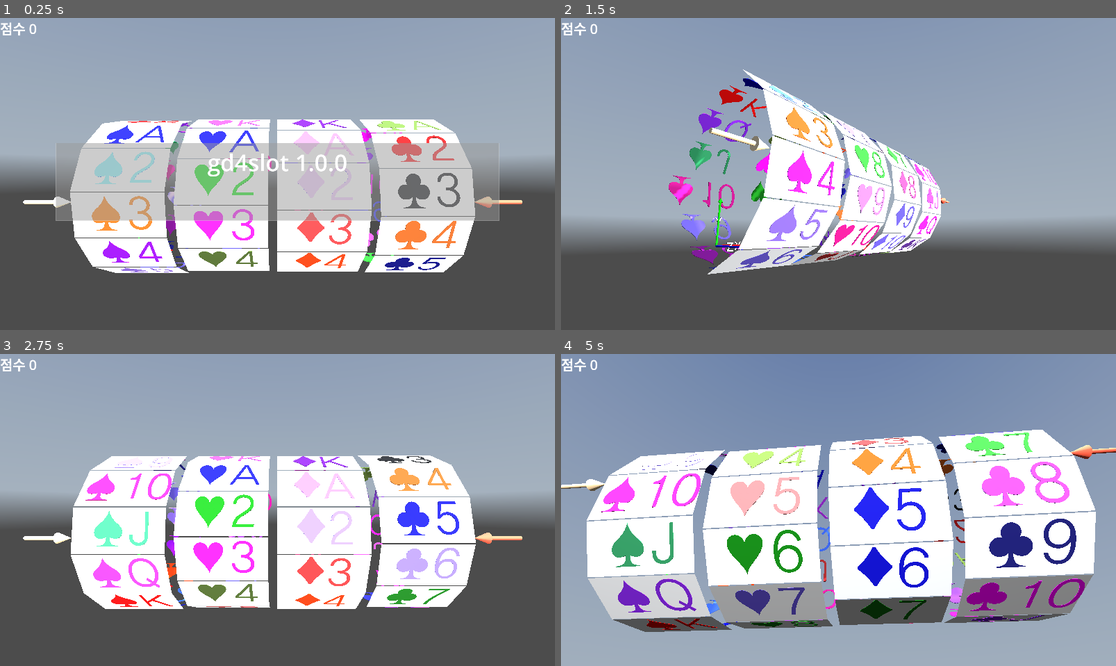
Above: before the commit, frames 1-4 (two rows, left to right).
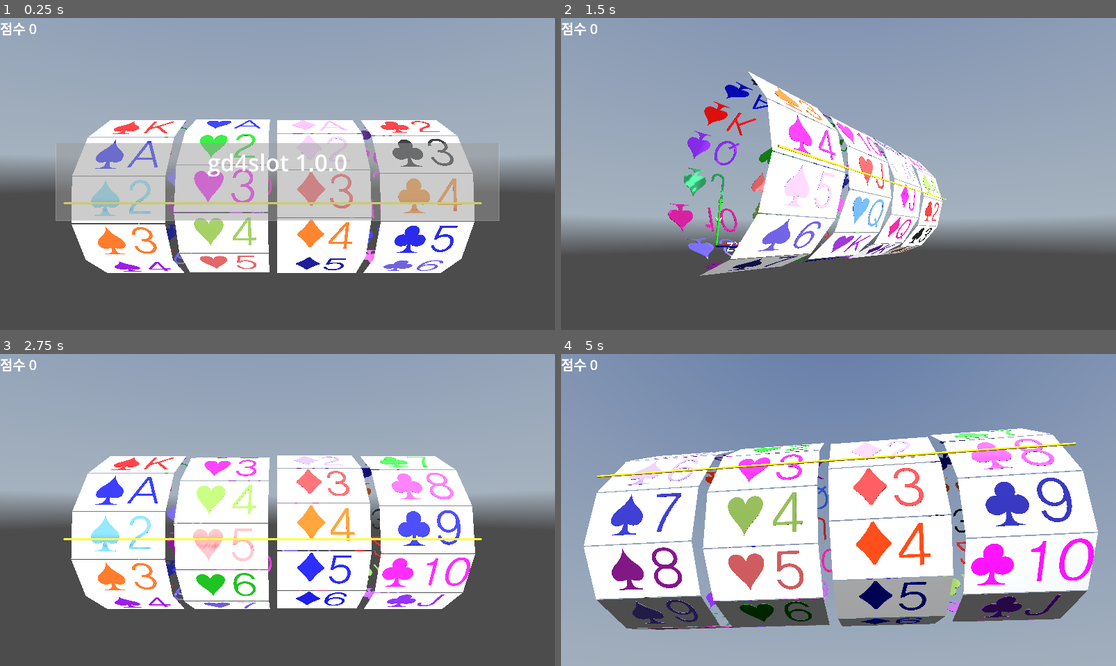
Above: after the commit, the same moments.

Repository: kasworld/gd4slot
Game: Godot game, scene res://main.tscn
Same seed, same stepped clock (60 frames per second), same inputs: the game is played once before the commit and once after it. A sky picture missing from this copy of the repository is replaced by a grey-blue gradient.
Inputs (mouse positions are in pixels of both pictures, inside the frame that each line leads up to):
- Up to frame 1 (0.25 s): no input
- Up to frame 2 (1.5 s): tap Enter at 0.5, 0.6, 1.35 s; move the mouse to (960, 158) at 0.52 s; click (960, 158) at 0.67 s; move the mouse to (727, 189) at 1.27 s; click (727, 189) at 1.42 s
- Up to frame 3 (2.75 s): move the mouse to (333, 441) at 2.02 s; tap Enter at 2.1 s; click (333, 441) at 2.17 s
- Up to frame 4 (5 s): move the mouse to (810, 572) at 2.77 s; tap Enter at 2.85, 3.6, 4.35 s; click (810, 572) at 2.92 s; move the mouse to (1005, 556) at 3.52 s; click (1005, 556) at 3.67 s; move the mouse to (672, 463) at 4.27 s; click (672, 463) at 4.42 s

The runs differ from the first frame. In frame 1, 11% of the frame differs, in the area x 4-95%, y 32-82%; in frame 2, 9.6%; in frame 3, 12%; in frame 4, 26%, in the area x 0-100%, y 23-90%.

Commit message:
select indicate with bar

Diff:
--- a/reel/reel.gd
+++ b/reel/reel.gd
@@ -7,7 +7,6 @@
 var card_list :Array
 var color_list :Array[Color]
 var 칸들 :Array[칸]
-var 선택rad :float = 0.0
 
 func init(n :int, card_sizea :Vector2, card_lista :Array, color_lista :Array[Color]) -> Reel:
 	id = n
@@ -30,7 +29,7 @@
 
 var 회전중인가 :bool # need emit
 var rotation_per_second :float
-var acceleration := 0.3 # per second
+var acceleration := 0.5 # per second
 func 돌리기(dur_sec :float = 1.0) -> void:
 	rotation.x += rotation_per_second * 2 * PI * dur_sec
 	if acceleration > 0:
@@ -52,7 +51,7 @@
 func 선택된칸얻기() -> 칸:
 	if 칸들.size() == 0 :
 		return null
-	var rad = rotation.x - 선택rad - PI/2
+	var rad = rotation.x
 	rad = fposmod(rad, 2*PI)
 	var 칸rad = 2*PI / 칸들.size()
 	for 현재칸번호 in 칸들.size():
--- a/reel/칸/칸.gd
+++ b/reel/칸/칸.gd
@@ -1,9 +1,12 @@
 extends Node3D
 class_name 칸
 
+var 글내용 :String
+
 func init(sz :Vector2, r :float, t :String, co :Color) -> 칸:
+	글내용 = t
 	$"판".mesh.size = sz
-	$"글".mesh.text = t
+	$"글".mesh.text = 글내용
 	$"글".mesh.font_size = sz.y*10
 	$"글".mesh.material.albedo_color = co
 	$"판".position.z = r
--- a/slots/slots.gd
+++ b/slots/slots.gd
@@ -2,33 +2,54 @@
 class_name Slots
 
 var reellist := []
-
+var cardcount :int = 13
+var colorlist :Array = NamedColorList.make_dark_color_list()
+var cardlist :Array = PlayingCard.make_deck()
+var cardsize := Vector2(10,5)
 func init() -> Slots:
-	var cardcount := 13
-	var colorlist := NamedColorList.make_dark_color_list()
-	var cardlist := PlayingCard.make_deck()
 	var clist :Array[Color] =[]
 	for c in colorlist:
 		clist.append(c[0])
-	var cardsize := Vector2(10,5)
-	var radius := cardcount * cardsize.y / (2*PI)
+	var radius := calc_radius()
 	var reelcount := 4
 	for i in reelcount:
 		clist.shuffle()
 		var rl = preload("res://reel/reel.tscn").instantiate().init(i, cardsize, cardlist.slice(i*cardcount,i*cardcount+cardcount), clist)
+		rl.rotation_stopped.connect(결과가결정됨)
 		rl.position =  Vector3(i*cardsize.x+i, 0, 0)
 		add_child(rl)
 		reellist.append(rl)
 
-	var arrow_left = preload("res://arrow3d/arrow_3d.tscn").instantiate().set_color(random_color()).set_size(5,0.2,0.6)
-	arrow_left.position = reellist[0].position + Vector3(-cardsize.x/2-2.5,0,radius)
-	arrow_left.rotation.z = -PI/2
-	add_child(arrow_left)
-	var arrow_right = preload("res://arrow3d/arrow_3d.tscn").instantiate().set_color(random_color()).set_size(5,0.2,0.6)
-	arrow_right.position = reellist[-1].position + Vector3(cardsize.x/2 +2.5,0,radius)
-	arrow_right.rotation.z = PI/2
-	add_child(arrow_right)
+	$Bar.mesh.material.albedo_color = Color.GOLD
+	$Bar.mesh.top_radius = 0.1
+	$Bar.mesh.bottom_radius = $Bar.mesh.top_radius
+	$Bar.mesh.height = (reellist[-1].position -reellist[0].position).x + cardsize.x
+	$Bar.position = (reellist[-1].position + reellist[0].position) /2 + Vector3(0,0,radius*1.1)
+
+	#var arrow_left = preload("res://arrow3d/arrow_3d.tscn").instantiate().set_color(random_color()).set_size(5,0.2,0.6)
+	#arrow_left.position = reellist[0].position + Vector3(-cardsize.x/2-2.5,0,radius)
+	#arrow_left.rotation.z = -PI/2
+	#add_child(arrow_left)
+	#var arrow_right = preload("res://arrow3d/arrow_3d.tscn").instantiate().set_color(random_color()).set_size(5,0.2,0.6)
+	#arrow_right.position = reellist[-1].position + Vector3(cardsize.x/2 +2.5,0,radius)
+	#arrow_right.rotation.z = PI/2
+	#add_child(arrow_right)
 	return self
+
+func 결과가결정됨(_id :int) -> void:
+	var 모두멈추었나 = true
+	for n in reellist:
+		if n.회전중인가:
+			모두멈추었나 = false
+
+	var 결과들 = ""
+	if 모두멈추었나:
+		for n in reellist:
+			결과들 += n.선택된칸얻기().글내용 + " "
+		print_debug( 결과들)
+
+func calc_radius() -> float:
+	return cardcount * cardsize.y / (2*PI)
 
 func random_color()->Color:
 	return NamedColorList.color_list.pick_random()[0]
--- a/slots/slots.tscn
+++ b/slots/slots.tscn
@@ -1,6 +1,15 @@
-[gd_scene load_steps=2 format=3 uid="uid://dtf12u4f2xkel"]
+[gd_scene load_steps=4 format=3 uid="uid://dtf12u4f2xkel"]
 
 [ext_resource type="Script" uid="uid://cdc5dxho1fttw" path="res://slots/slots.gd" id="1_aw3f0"]
 
+[sub_resource type="StandardMaterial3D" id="StandardMaterial3D_aw3f0"]
+
+[sub_resource type="CylinderMesh" id="CylinderMesh_4b3ct"]
+material = SubResource("StandardMaterial3D_aw3f0")
+
 [node name="Slots" type="Node3D"]
 script = ExtResource("1_aw3f0")
+
+[node name="Bar" type="MeshInstance3D" parent="."]
+transform = Transform3D(-4.371139e-08, -1, 0, 1, -4.371139e-08, 0, 0, 0, 1, 0, 0, 0)
+mesh = SubResource("CylinderMesh_4b3ct")
